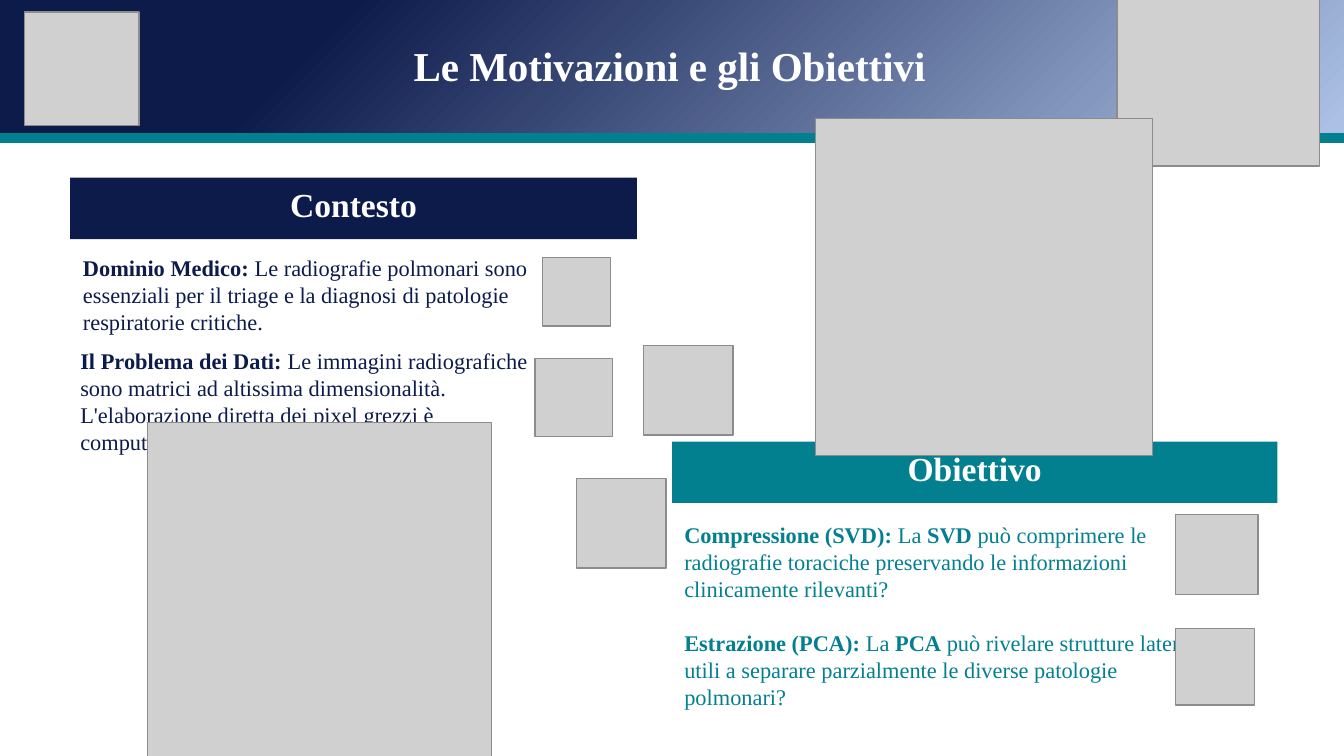
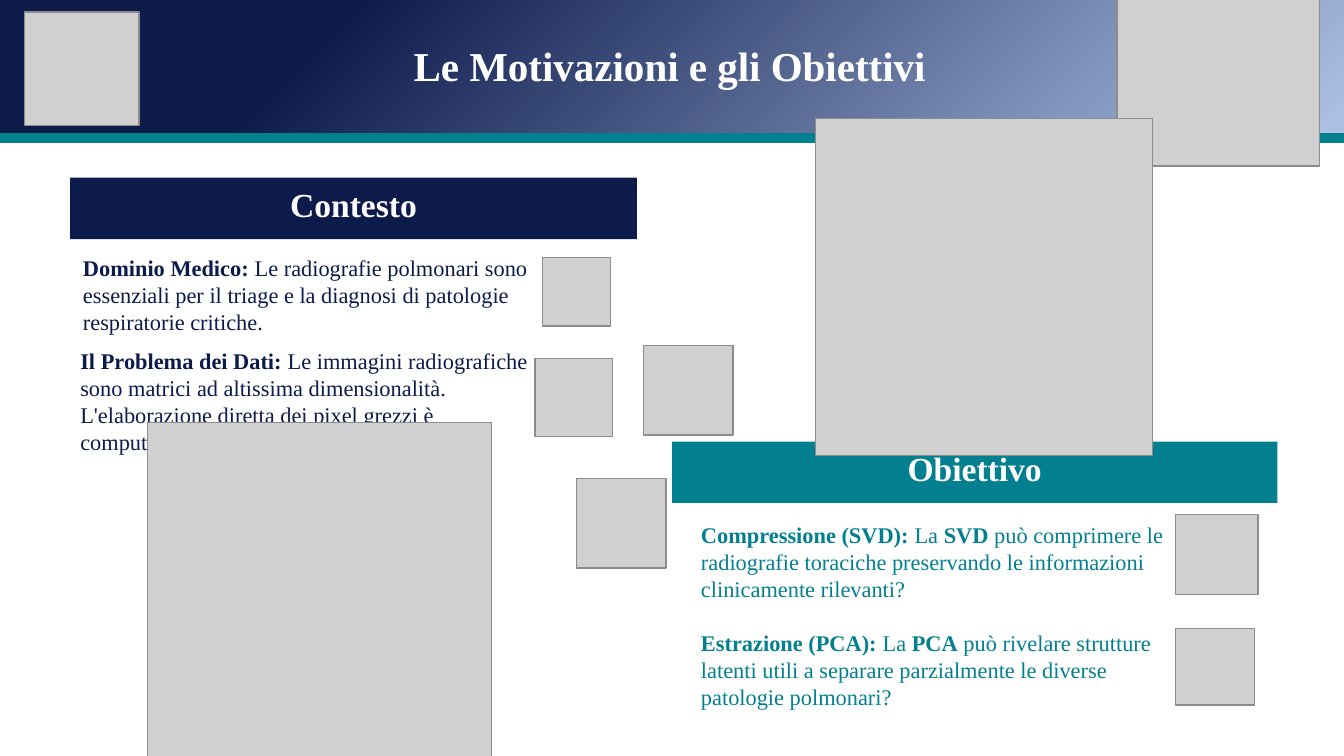
Before and after one commit to andreapatruno1/Image-Compression-and-Analysis, a slide deck: slide 2 of docs/SVD e PCA per l'analisi di immagini mediche.pptx. Drawn at 1344x756 pixels with LibreOffice and Linux fonts; fonts in the diff are those of the drawing; grey boxes stand for pictures. Boxes give left, top, right and bottom in pixels: in the first picture for what was removed or moved away, otherwise in the second. Text is boxed around its words. In the diff, an @@ line names an element or a change of style, - is before the commit and + after.

```diff
--- a/docs/SVD e PCA per l'analisi di immagini mediche.pptx
+++ b/docs/SVD e PCA per l'analisi di immagini mediche.pptx
@@ text "Compressione (SVD): La SVD può ..." rewrapped from <box>684,527,1196,710</box> to <box>701,527,1163,710</box> @@
```
Also in this commit, not shown: 10 other slides changed.
